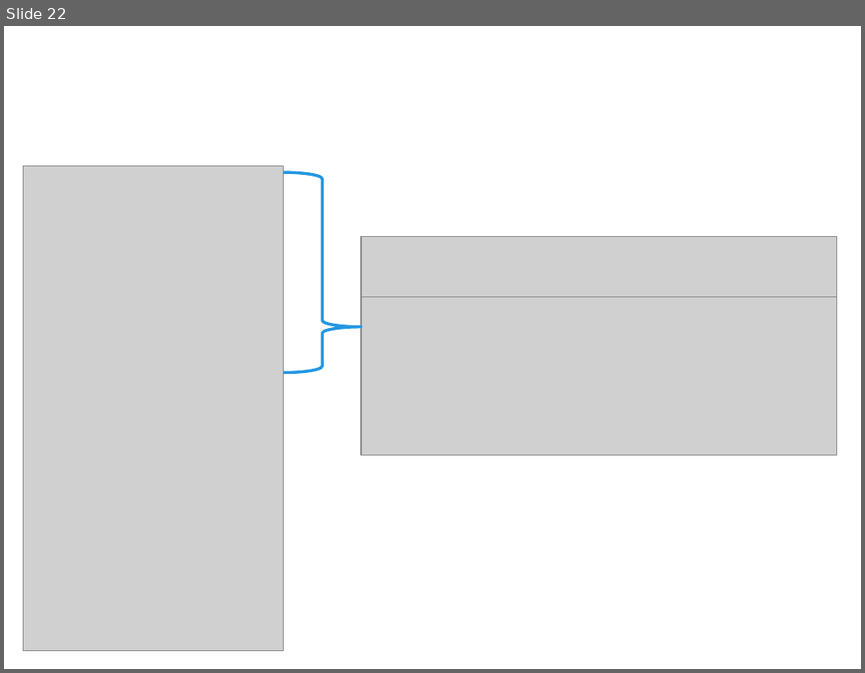
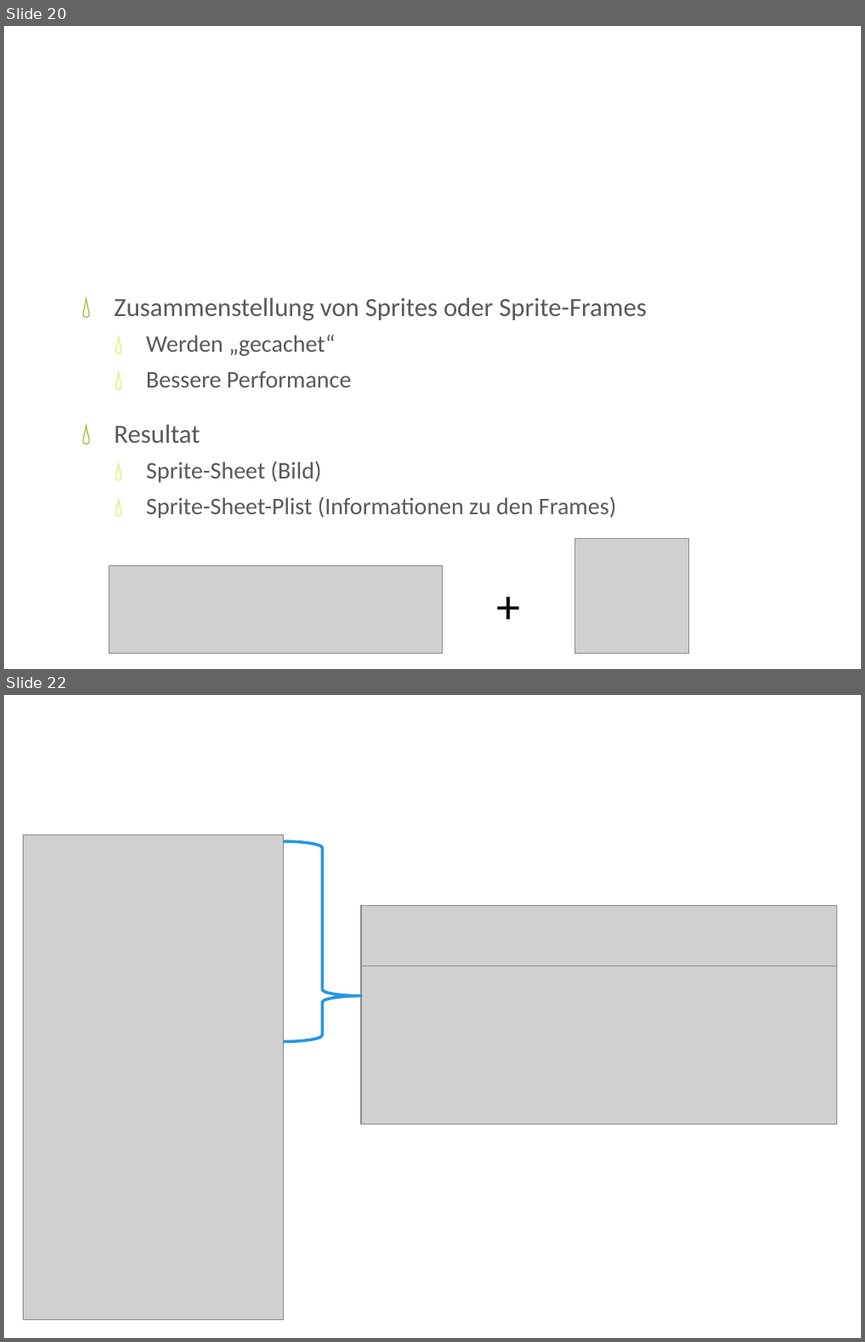
Before and after one commit to iluuu1994/Super-Mario-Bros, a slide deck: Resources/docs/CGR Präsentation.pptx. Shown one above the other, each under a label of ours: slide 22 before the commit, slides 20 and 22 after it; the slides between them are not shown. The pictures are 865x673 and 865x1342 pixels, drawn with LibreOffice and Linux fonts; fonts in the diff are those of the drawing; grey boxes stand for pictures; background and template pictures are left out. Boxes give left, top, right and bottom in pixels: in the first picture for what was removed or moved away, otherwise in the second. Text is boxed around its words. In the diff, an @@ line names an element or a change of style, - is before the commit and + after.

```diff
--- a/Resources/docs/CGR Präsentation.pptx
+++ b/Resources/docs/CGR Präsentation.pptx
@@ slide 20 added at (x1=4, y1=26, x2=861, y2=669), background picture (left out) @@
@@ text added at (x1=114, y1=297, x2=647, y2=518), 20 pt, text #595959 @@
+💧 Zusammenstellung von Sprites oder Sprite-Frames
+  💧 Werden „gecachet“
+  💧 Bessere Performance
+💧 Resultat
+  💧 Sprite-Sheet (Bild)
+  💧 Sprite-Sheet-Plist (Informationen zu den Frames)
@@ title added at (x1=146, y1=461, x2=265, y2=482), 46 pt, text #FFFFFF @@
+Sprite-Sheet
@@ picture added at (x1=574, y1=539, x2=688, y2=652) @@
@@ picture added at (x1=109, y1=566, x2=443, y2=652) @@
@@ text added at (x1=488, y1=572, x2=534, y2=638), 40 pt, text #000000 @@
++
```
Also in this commit, not shown: 4 slides changed, 8 other slides added.
